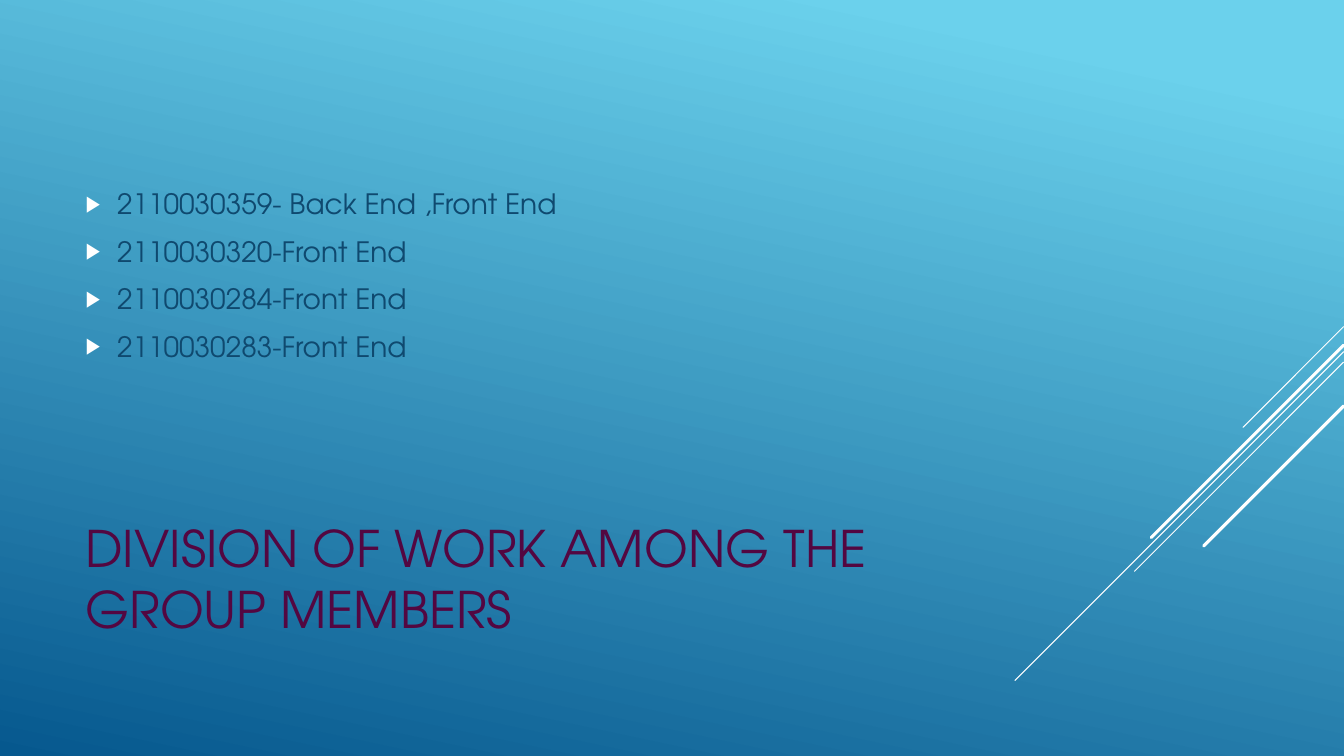
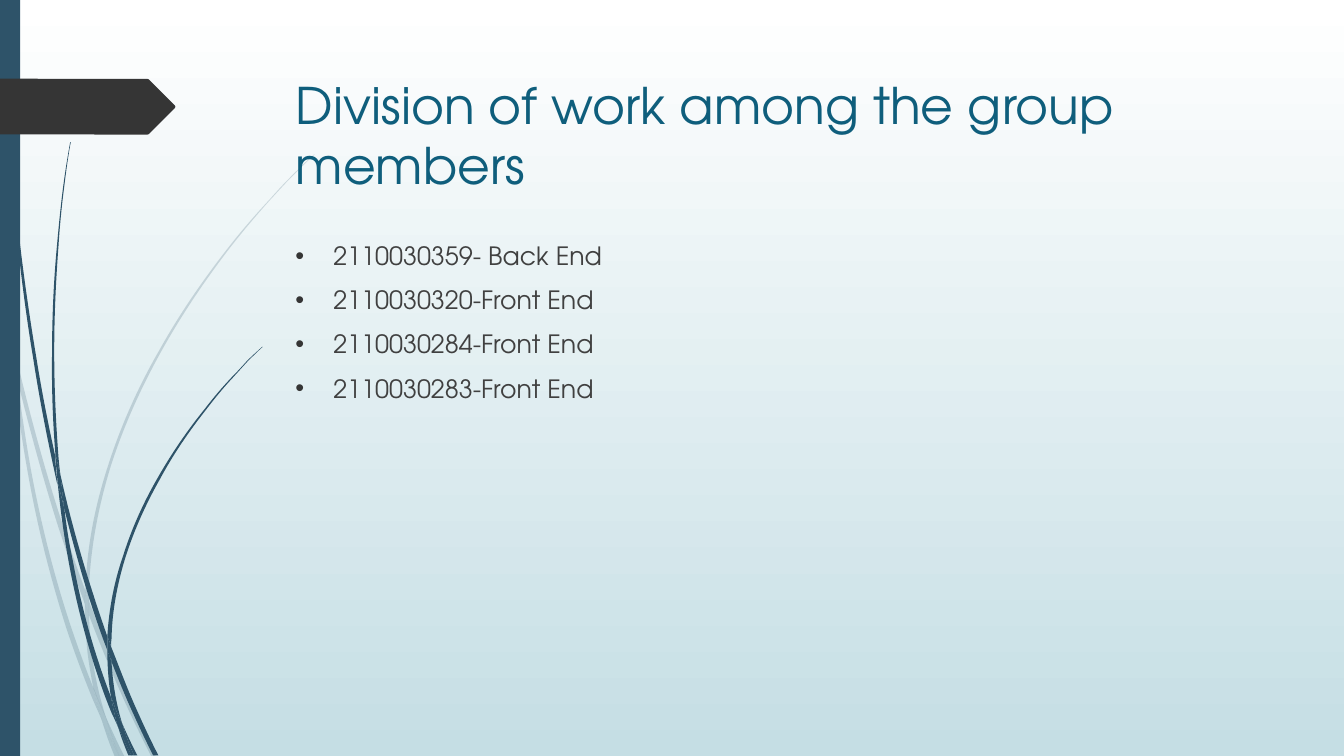
Before and after one commit to CHIHNITA-REDDY-B/SE-project, a slide deck: slide 18 of SE_ project.pptx (slide 13 before the commit). Drawn at 1344x756 pixels with LibreOffice and Linux fonts; fonts in the diff are those of the drawing. Boxes give left, top, right and bottom in pixels: in the first picture for what was removed or moved away, otherwise in the second. Text is boxed around its words. In the diff, an @@ line names an element or a change of style, - is before the commit and + after.

Commit message:
SE Project
Image To Text Convertor

```diff
--- a/SE_ project.pptx
+++ b/SE_ project.pptx
@@ background gradient #6ED2EB to #06588E to gradient #FFFFFF to #C5DEE5 @@
@@ rectangle added at [0,0,20,756], fill #2E5369 @@
@@ freeform shape added at [0,79,175,134], fill #353535 @@
@@ title "Division of work among the ..." at [296,86,1114,185]: vertical alignment middle to top @@
@@ title at [296,86,1114,185]: text changed; text colour #520741 to #0F5E7C @@
-DIVISION OF WORK AMONG THE GROUP MEMBERS
+Division of work among the group members
@@ text "2110030359- Back End": place and size @@
-text "2110030359- Back End" at [117,193,556,357]
+text "2110030359- Back End" at [333,246,602,399]
@@ text "2110030359- Back End" at [333,246,602,399]: vertical alignment middle to top @@
@@ text at [333,246,602,266]: text changed; size 20 to 18 pt; text colour #0F496F to #404040 @@
-▶ 2110030359- Back End ,Front End
+• 2110030359- Back End
@@ text at [333,290,593,399]: size 20 to 18 pt, text colour #0F496F to #404040 in "2110030320-Front End", "2110030284-Front End", "2110030283-Front End"; bullet ▶ to •; bullet colour #FFFFFF to #353535 @@
@@ group removed at [1015,327,1344,681]: 5 lines @@
@@ group added at [0,154,315,756]: 10 freeform shapes @@
@@ group added at [3,0,262,756]: 12 freeform shapes @@
```
Also in this commit, not shown: 13 other slides changed, 5 slides added.
